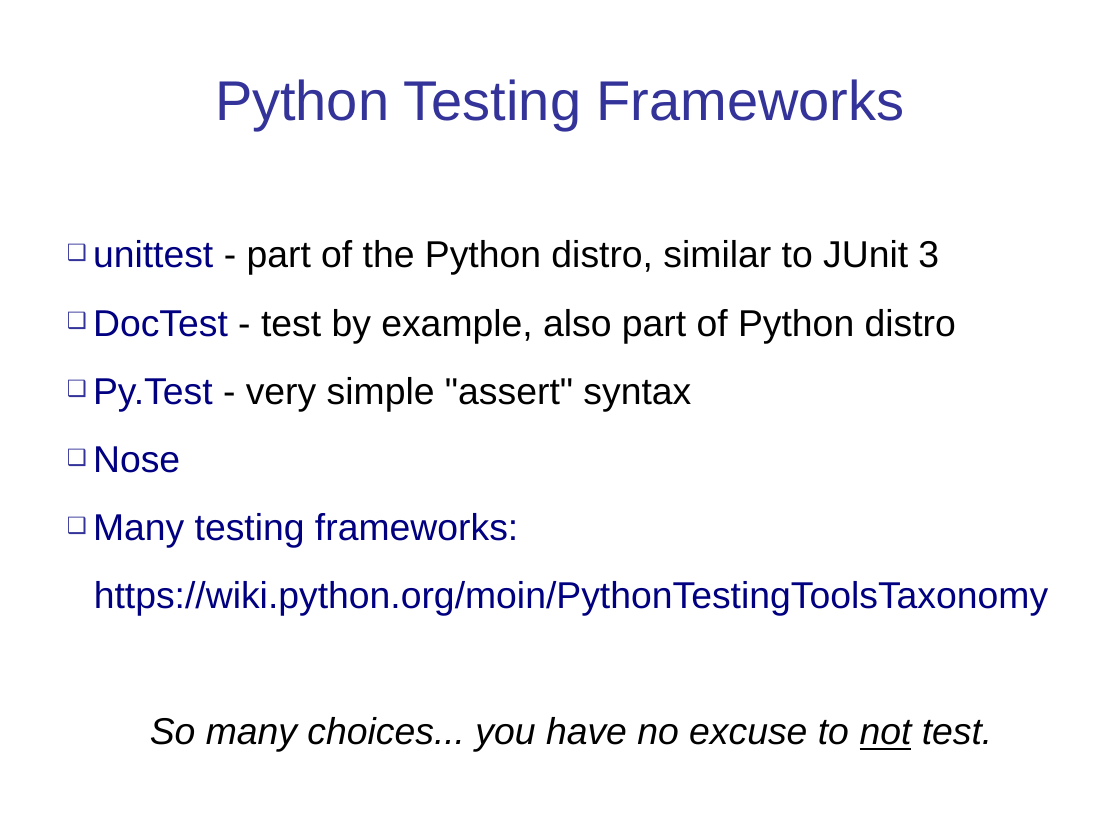
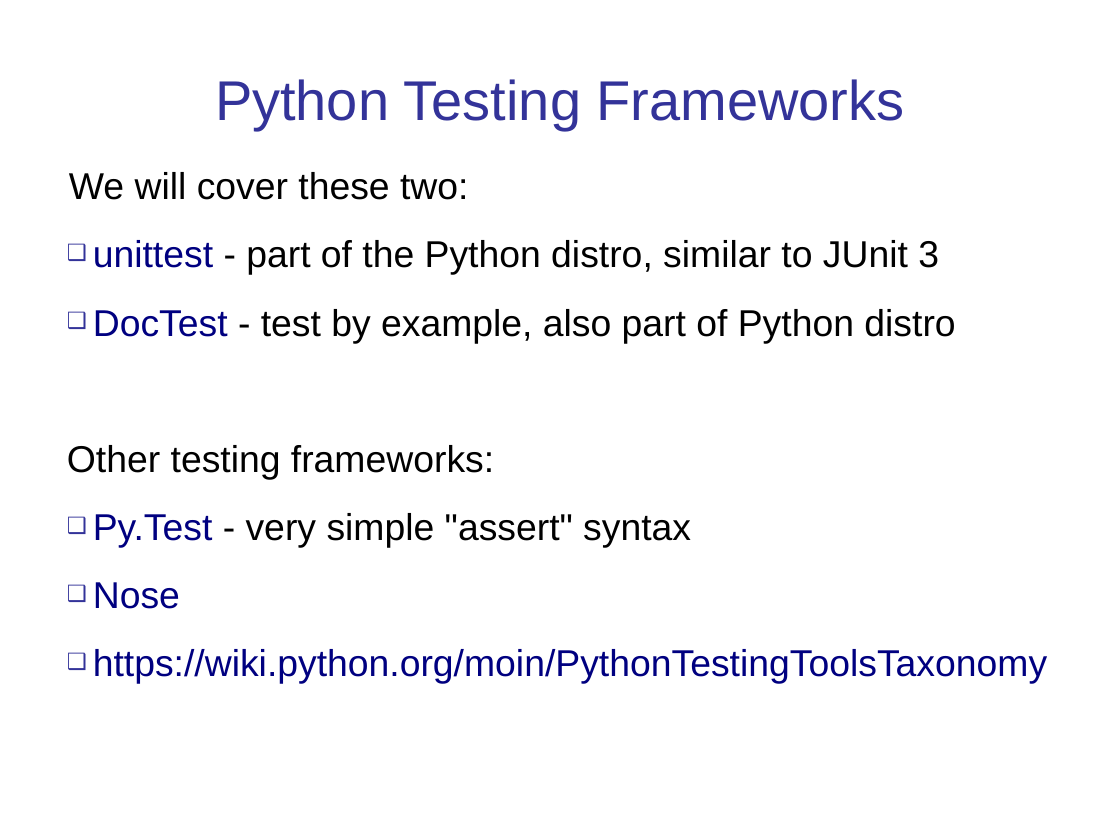
Before and after one commit to cpske/ISP, a slide deck: slide 2 of testing/PythonUnitTest.ppt. Drawn at 1120x840 pixels with LibreOffice and Linux fonts; fonts in the diff are those of the drawing. Boxes give left, top, right and bottom in pixels: in the first picture for what was removed or moved away, otherwise in the second. Text is boxed around its words. In the diff, an @@ line names an element or a change of style, - is before the commit and + after.

```diff
--- a/testing/PythonUnitTest.ppt
+++ b/testing/PythonUnitTest.ppt
@@ text at (x1=69, y1=172, x2=468, y2=200): paragraph added @@
+We will cover these two:
@@ text at (x1=67, y1=445, x2=494, y2=479): paragraph added @@
+Other testing frameworks:
@@ text at (x1=93, y1=513, x2=518, y2=548): paragraph removed @@
-❑ Many testing frameworks:
@@ text at (x1=93, y1=649, x2=1047, y2=684): alignment centre to left; bullet none to ❑ @@
@@ text at (x1=150, y1=717, x2=992, y2=752): paragraph removed @@
-So many choices... you have no excuse to not test.
```
Also in this commit, not shown: 5 other slides changed, 1 slide added, 23 other files.
